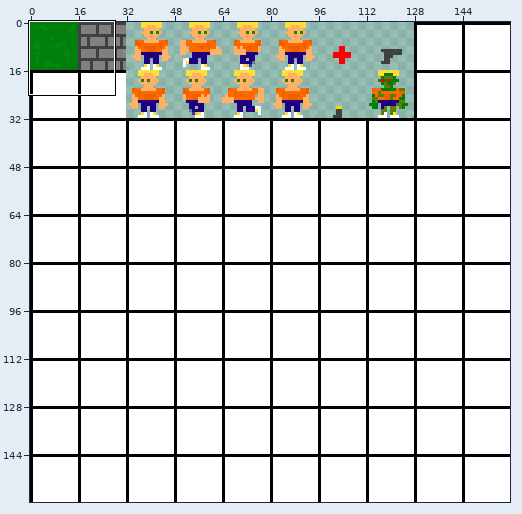
File history of a sprite sheet, res/spritesheet.png. The first picture is a wide view before the edit; the outline marks the close-up.
Close-up. As it was:
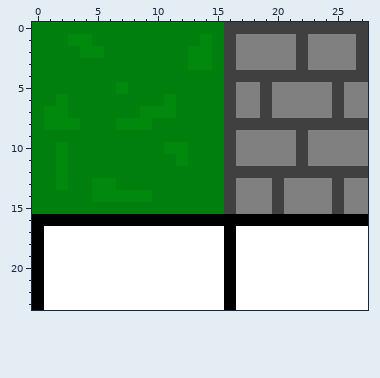
The file is 160x160 pixels. Pixels under 10% opacity are left out. Colours within 5 levels of each other are drawn and written as one. Shown: x 0..27, y 0..23.
The result:
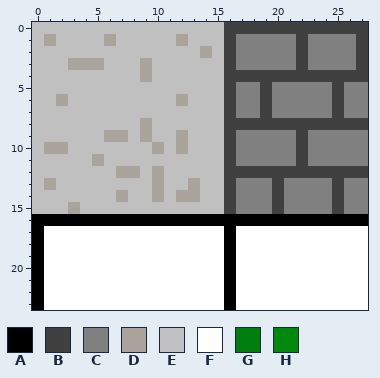
Palette (. is transparent): A #000000  B #404040  C #808080  D #aaa39b  E #c0c0c0  F #ffffff  G #007f0e  H #00890d
Difference:
@@ x 0..17 @@
- 0 GGGGGGGGGGGGGGGGBB
- 1 GGGHHGGGGGGGGGHGBC
- 2 GGGGHHGGGGGGGHHGBC
- 3 GGGGGGGGGGGGGHHGBC
- 4 GGGGGGGGGGGGGGGGBB
- 5 GGGGGGGHGGGGGGGGBC
- 6 GGHGGGGGGGGHGGGGBC
- 7 GHHGGGGGGHHHGGGGBC
- 8 GHHHGGGHHHGGGGGGBB
- 9 GGGGGGGGGGGGGGGGBC
-10 GGHGGGGGGGGHHGGGBC
-11 GGHGGGGGGGGGHGGGBC
-12 GGHGGGGGGGGGGGGGBB
-13 GGHGGHHGGGGGGGGGBC
-14 GGGGGHHHHHGGGGGGBC
-15 GGGGGGGGGGGGGGGGBC
+ 0 EEEEEEEEEEEEEEEEBB
+ 1 EDEEEEDEEEEEDEEEBC
+ 2 EEEEEEEEEEEEEEDEBC
+ 3 EEEDDDEEEDEEEEEEBC
+ 4 EEEEEEEEEDEEEEEEBB
+ 5 EEEEEEEEEEEEEEEEBC
+ 6 EEDEEEEEEEEEDEEEBC
+ 7 EEEEEEEEEEEEEEEEBC
+ 8 EEEEEEEEEDEEEEEEBB
+ 9 EEEEEEDDEDEEDEEEBC
+10 EDDEEEEEEEDEDEEEBC
+11 EEEEEDEEEEEEEEEEBC
+12 EEEEEEEDDEDEEEEEBB
+13 EDEEEEEEEEDEEDEEBC
+14 EEEEEEEDEEDEDDEEBC
+15 EEEDEEEEEEEEEEEEBC
 16 AAAAAAAAAAAAAAAAAA
Boxes around the changes in both close-ups, in picture pixels (x1, y1, x2, y2):
changed: (32, 22, 224, 214)
